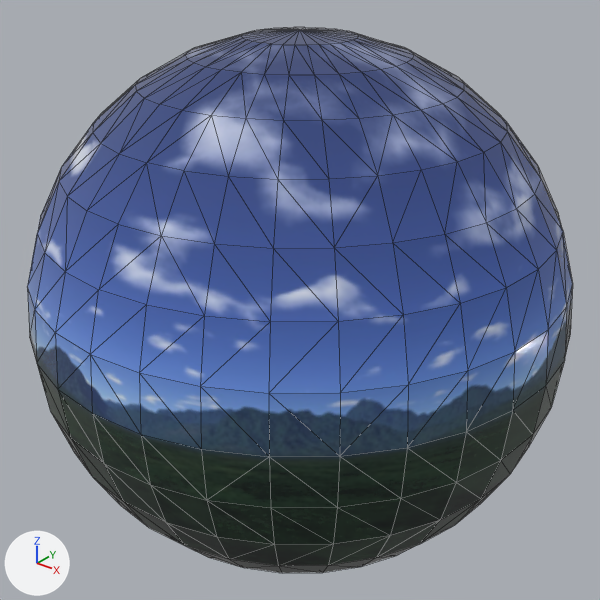
The OBJ model DirectXGame/Resources/skydome/skydome.obj as it was, and as the next commit left it.
Both versions are drawn from a 50 mm lens placed at (1.804, -2.255, 1.399), pointed at (0.0, 0.0, 0.001). The axes (+X, +Y, +Z) are drawn at lower left. The lights are the same throughout. Mesh edges are drawn as thin lines. Where no turn or scale is listed for an object, it has been applied to the vertices.

Names of what the first picture shows: '球'.
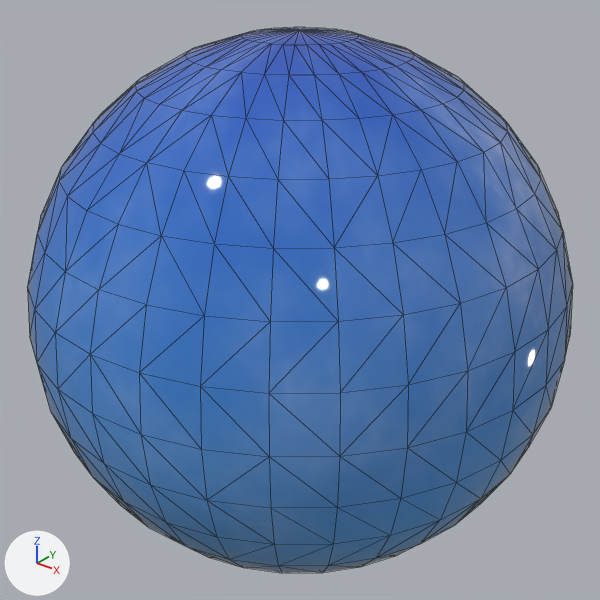
Changed parts and their boxes (x1, y1, x2, y2) in the pictures (600 x 600 px):
'球', surface changed, shading changed
    both: (27, 27, 572, 573)
part 1 of me_球, shading changed
    both: (27, 27, 573, 573)

The edits, one by one:
Picture 'sky_sphere.png' (img_sky_sphere_png) is new.
Material 'マテリアル' (mat_マテリアル) changes its picture from img_fine_basin_jpg to img_sky_sphere_png.
me_球 has 482 vertices, 960 faces and spans x -1.0..1.0, y -1.0..1.0, z -1.0..1.0.
me_球 is used by ob_球; location (0.0, 0.0, 0.0).
me_球 part 1: edges marked sharp go from 992 to 0.
